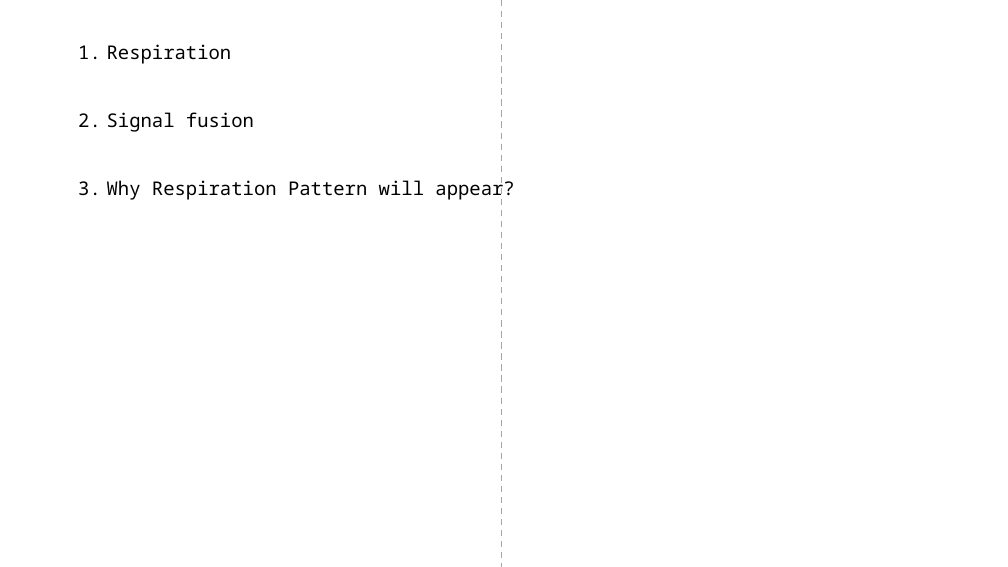
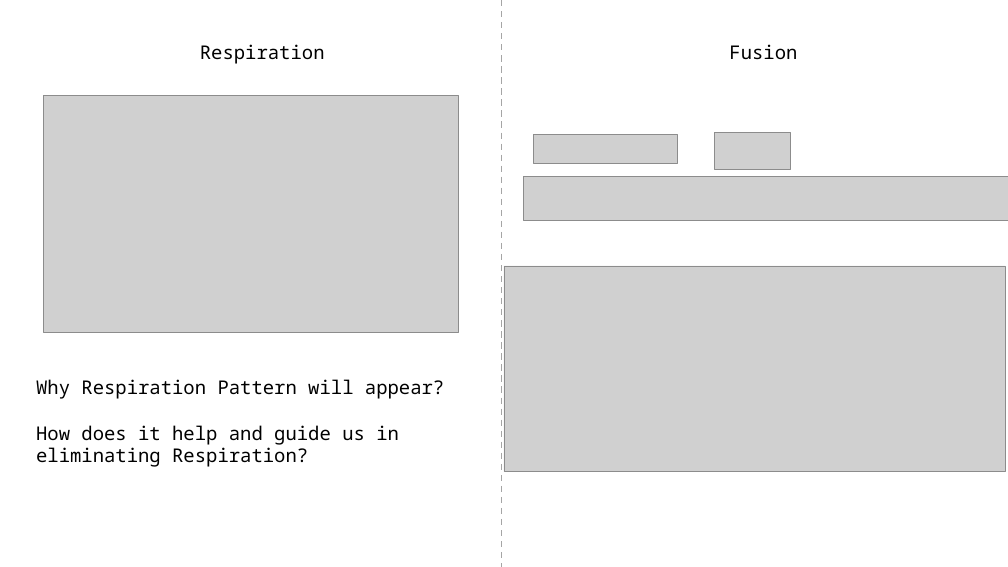
Before and after one commit to A-Big-Tortoise/Presentation, a slide deck: slide 19 of Presentation_1120_JiayuChen.pptx. Drawn at 1008x567 pixels with LibreOffice and Linux fonts; fonts in the diff are those of the drawing; grey boxes stand for pictures. Boxes give left, top, right and bottom in pixels: in the first picture for what was removed or moved away, otherwise in the second. Text is boxed around its words. In the diff, an @@ line names an element or a change of style, - is before the commit and + after.

```diff
--- a/Presentation_1120_JiayuChen.pptx
+++ b/Presentation_1120_JiayuChen.pptx
@@ text "Respiration": place and size @@
-text "Respiration" at (107,44,514,201)
+text "Respiration" at (200,44,325,64)
@@ text "Respiration" at (200,44,325,64): alignment left to centre; bullet 1. to none @@
@@ text added at (729,44,797,59), 18 pt, text #000000 @@
+Fusion
@@ picture added at (44,95,458,332) @@
@@ text at (107,112,514,201): paragraphs removed @@
-2. Signal fusion
-3. Why Respiration Pattern will appear?
@@ picture added at (534,135,678,163) @@
@@ picture added at (715,132,791,169) @@
@@ picture added at (523,176,1008,220) @@
@@ picture added at (504,266,1006,472) @@
@@ text added at (36,379,444,467), 18 pt, text #000000 @@
+Why Respiration Pattern will appear?
+How does it help and guide us in eliminating Respiration?
```
Also in this commit, not shown: 5 other slides changed, 3 slides added, 3 slides removed.
